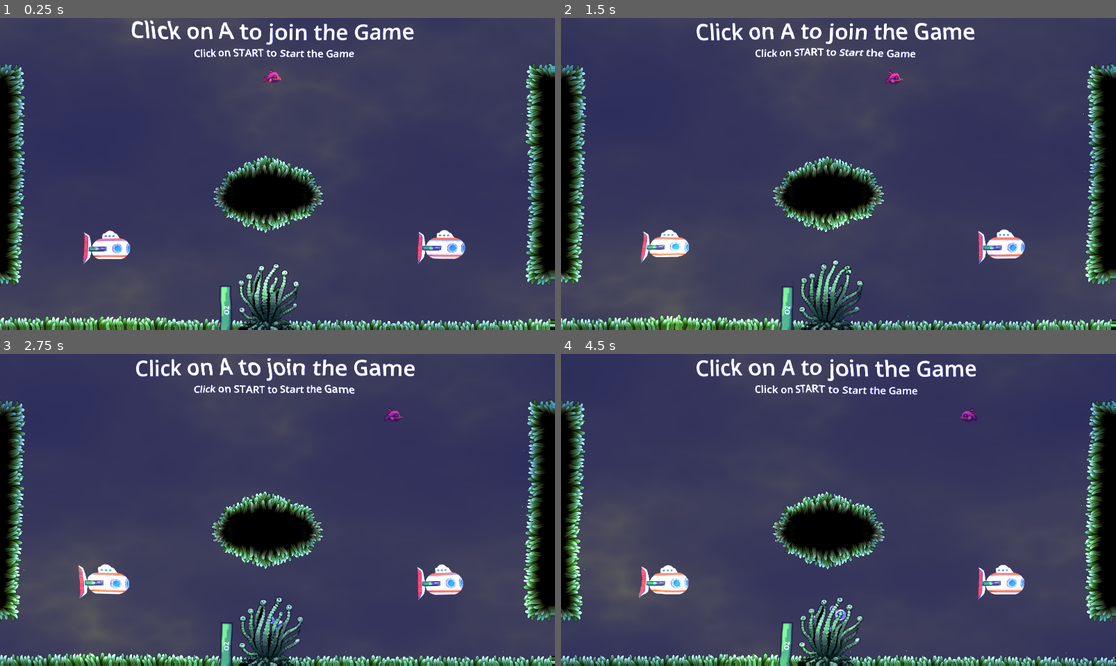
Above: before the commit, frames 1-4 (two rows, left to right).
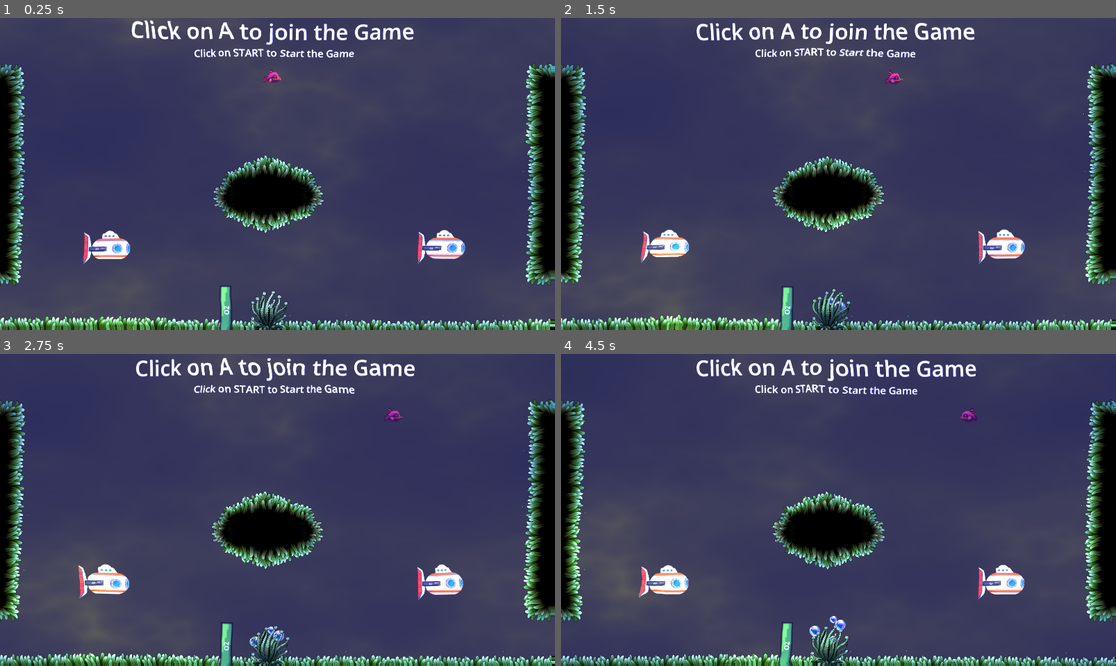
Above: after the commit, the same moments.

Repository: R1Debacker/GGJ_2025
Game: Godot game, scene res://scenes/lobby.tscn
Same seed, same stepped clock (60 frames per second), same inputs: the game is played once before the commit and once after it. The engine's default icon, where the game draws it, is replaced by a stand-in: a white triangle on a blue panel in a dark square. Sound files missing from this copy of the repository are replaced by a short silence.
Inputs:
- Up to frame 1 (0.25 s): no input
- Up to frame 2 (1.5 s): tap A at 0.5, 1.25 s
- Up to frame 3 (2.75 s): tap A at 2 s
- Up to frame 4 (4.5 s): tap A at 2.75, 3.5, 4.25 s

The runs differ from the first frame. In frame 1, 1.3% of the frame differs, in the area x 16-78%, y 73-100%; in frame 2, 1.3%; in frame 3, 1.4%; in frame 4, 1.5%, in the area x 15-78%, y 72-100%.

Commit message:
feat : petit push de bon matin

Diff:
--- a/ggj2025/Erwann le carry/player_Erwann.gd
+++ /dev/null
@@ -1,50 +0,0 @@
-extends CharacterBody2D
-
-@onready var bubble: RigidBody2D = $"../Bubble"
-@onready var damped_spring_joint_2d: DampedSpringJoint2D = $"../DampedSpringJoint2D"
-@onready var bubble_sprite: AnimatedSprite2D = $"../Bubble/BubbleSprite"
-@onready var player_sprite: Sprite2D = $PlayerSprite
-
-@export var player_index := 0
-@export var SPEED = 5.0
-@export var DRAG_FORCE = 0.98
-@export var bubble_air_volume : float = 1.0
-@export var bubble_scale : float
-var default_length : float = 0
-
-var dir : Vector2 = Vector2(0, 0)
-var env_velocity : Vector2 = Vector2(0, 0)
-var INITIAL_AIR_VOLUME : float = bubble_air_volume
-var air_factor = sqrt(INITIAL_AIR_VOLUME / PI)
-
-func _ready() -> void:
-	print(Input.get_connected_joypads().size())
-	bubble_scale = sqrt(bubble_air_volume / PI)
-	bubble.scale = Vector2(bubble_scale / air_factor , bubble_scale / air_factor)
-	default_length = (self.position - bubble.position).length()
-
-func _process(delta: float) -> void:
-	bubble.scale = Vector2(bubble_scale / air_factor, bubble_scale / air_factor)
-
-	damped_spring_joint_2d.length = default_length * bubble_scale * 0.85
-	damped_spring_joint_2d.rest_length = default_length * bubble_scale * 0.85
-
-	var target = self.global_position - self.velocity.normalized()
-	player_sprite.look_at(target)
-
-	player_sprite.flip_v = self.velocity.normalized().x > 0
-
-func _physics_process(delta: float) -> void:
-	var _velocity = Vector2(0,0)
-	var joy_vector = Vector2(Input.get_joy_axis(player_index, JOY_AXIS_LEFT_X), Input.get_joy_axis(player_index, JOY_AXIS_LEFT_Y))
-	_velocity += SPEED * joy_vector * delta
-	_velocity += env_velocity
-	velocity += _velocity
-	velocity *= DRAG_FORCE
-
-	env_velocity = Vector2(0,0)
-	move_and_slide()
-
-func collect(air_volume: float):
-	self.bubble_scale = sqrt((air_volume + self.bubble_air_volume)/PI)
-	self.bubble_air_volume = (self.bubble_scale**2)*PI
--- a/ggj2025/Erwann le carry/player_erwann.tscn
+++ /dev/null
@@ -1,66 +0,0 @@
-[gd_scene load_steps=9 format=3 uid="uid://c8epqjm3gb2ob"]
-
-[ext_resource type="Texture2D" uid="uid://rkdi136brshn" path="res://assets/sprites/bulle un peu stylé.png" id="1_ypdpk"]
-[ext_resource type="Script" path="res://Erwann le carry/player_Erwann.gd" id="2_3k0yt"]
-[ext_resource type="Texture2D" uid="uid://bnwfms3usbud8" path="res://assets/sprites/shrimp_1.png" id="3_hk46o"]
-
-[sub_resource type="PhysicsMaterial" id="PhysicsMaterial_42hd7"]
-
-[sub_resource type="AtlasTexture" id="AtlasTexture_d82a7"]
-atlas = ExtResource("1_ypdpk")
-region = Rect2(0, 0, 640, 640)
-
-[sub_resource type="SpriteFrames" id="SpriteFrames_crgjt"]
-animations = [{
-"frames": [{
-"duration": 1.0,
-"texture": SubResource("AtlasTexture_d82a7")
-}],
-"loop": true,
-"name": &"default",
-"speed": 5.0
-}]
-
-[sub_resource type="CircleShape2D" id="CircleShape2D_cy70y"]
-radius = 51.4781
-
-[sub_resource type="RectangleShape2D" id="RectangleShape2D_ejvhh"]
-size = Vector2(155, 112)
-
-[node name="Player" type="Node2D"]
-
-[node name="Bubble" type="RigidBody2D" parent="."]
-position = Vector2(0, 100)
-physics_material_override = SubResource("PhysicsMaterial_42hd7")
-gravity_scale = 0.0
-can_sleep = false
-linear_damp = 10.0
-
-[node name="BubbleSprite" type="AnimatedSprite2D" parent="Bubble"]
-scale = Vector2(0.2, 0.2)
-sprite_frames = SubResource("SpriteFrames_crgjt")
-offset = Vector2(0, -18)
-
-[node name="CollisionShape2D" type="CollisionShape2D" parent="Bubble"]
-shape = SubResource("CircleShape2D_cy70y")
-
-[node name="Player" type="CharacterBody2D" parent="."]
-motion_mode = 1
-script = ExtResource("2_3k0yt")
-SPEED = 400.0
-
-[node name="PlayerSprite" type="Sprite2D" parent="Player"]
-texture_filter = 1
-scale = Vector2(3, 3)
-texture = ExtResource("3_hk46o")
-
-[node name="PlayerCollisionShape2D" type="CollisionShape2D" parent="Player"]
-position = Vector2(0.5, 2)
-shape = SubResource("RectangleShape2D_ejvhh")
-
-[node name="DampedSpringJoint2D" type="DampedSpringJoint2D" parent="."]
-node_a = NodePath("../Player")
-node_b = NodePath("../Bubble")
-bias = 0.9
-stiffness = 64.0
-damping = 0.01
--- a/ggj2025/Erwann le carry/test_erwann.tscn
+++ b/ggj2025/Erwann le carry/test_erwann.tscn
@@ -1,13 +1,11 @@
-[gd_scene load_steps=9 format=3 uid="uid://cjtf3rftw3r2f"]
+[gd_scene load_steps=7 format=3 uid="uid://cjtf3rftw3r2f"]
 
 [ext_resource type="PackedScene" uid="uid://y3degk013o8y" path="res://scenes/map.tscn" id="1_vc81k"]
 [ext_resource type="PackedScene" uid="uid://b3em41xciomo0" path="res://scenes/oxygen_stock.tscn" id="2_c1llh"]
 [ext_resource type="PackedScene" uid="uid://dcjrfeay866pw" path="res://scenes/player.tscn" id="4_6hwi3"]
 [ext_resource type="PackedScene" uid="uid://dyn8uwh07g3p8" path="res://scenes/submarine.tscn" id="4_h3427"]
 [ext_resource type="PackedScene" uid="uid://bjinpqjoklw6o" path="res://scenes/water_shader.tscn" id="5_w7s64"]
-[ext_resource type="PackedScene" uid="uid://bpj5rq6vpryhv" path="res://scenes/follow_fish.tscn" id="6_kgl1f"]
 [ext_resource type="PackedScene" uid="uid://4qiggnmy0p87" path="res://scenes/big_fish.tscn" id="7_rye87"]
-[ext_resource type="PackedScene" uid="uid://dao6o5euadnep" path="res://scenes/dart_fish.tscn" id="8_oy50o"]
 
 [node name="TestErwann" type="Node2D"]
 
@@ -18,12 +16,14 @@
 position = Vector2(1711, 431)
 
 [node name="OxygenStock" parent="." instance=ExtResource("2_c1llh")]
-position = Vector2(247, 784)
+position = Vector2(284, 777)
 
 [node name="Player" parent="." instance=ExtResource("4_6hwi3")]
 position = Vector2(627, 736)
+script = null
 
 [node name="Bubble" parent="Player" index="0"]
+collision_layer = 0
 metadata/_edit_lock_ = true
 
 [node name="CollisionShape2D" parent="Player/Bubble" index="0"]
@@ -41,18 +41,10 @@
 [node name="DampedSpringJoint2D" parent="Player" index="2"]
 metadata/_edit_lock_ = true
 
-[node name="Enemy" parent="." instance=ExtResource("6_kgl1f")]
-position = Vector2(518, 200)
-
-[node name="BigFish" parent="." instance=ExtResource("7_rye87")]
-position = Vector2(803, 901)
-damage_amount = 50.0
-
 [node name="Sprite2D" parent="." instance=ExtResource("5_w7s64")]
 metadata/_edit_lock_ = true
 
-[node name="DartFish" parent="." instance=ExtResource("8_oy50o")]
-position = Vector2(1144, 263)
-metadata/_edit_lock_ = true
+[node name="BigFish" parent="." instance=ExtResource("7_rye87")]
+position = Vector2(798, 879)
 
 [editable path="Player"]
--- a/ggj2025/HugoLeBo/UI_Game/JaugeO2_TextureBar.tscn
+++ b/ggj2025/HugoLeBo/UI_Game/JaugeO2_TextureBar.tscn
@@ -3,6 +3,21 @@
 [ext_resource type="Texture2D" uid="uid://ci6g6rst8o8k0" path="res://HugoLeBo/UI_Game/progress bar least rounded over.png" id="1_8ilub"]
 [ext_resource type="Texture2D" uid="uid://bpp4w6stsusq" path="res://HugoLeBo/UI_Game/progress bar least rounded progress green.png" id="2_xtyqk"]
 [ext_resource type="Script" path="res://HugoLeBo/UI_Game/O2progress_bar.gd" id="3_2touh"]
+
+[sub_resource type="Animation" id="Animation_h4tna"]
+length = 0.001
+tracks/0/type = "value"
+tracks/0/imported = false
+tracks/0/enabled = true
+tracks/0/path = NodePath(".:texture_progress")
+tracks/0/interp = 1
+tracks/0/loop_wrap = true
+tracks/0/keys = {
+"times": PackedFloat32Array(0),
+"transitions": PackedFloat32Array(1),
+"update": 1,
+"values": [ExtResource("2_xtyqk")]
+}
 
 [sub_resource type="Animation" id="Animation_7jgya"]
 resource_name = "clignotte"
@@ -19,21 +34,6 @@
 "transitions": PackedFloat32Array(1, 1, 1),
 "update": 1,
 "values": [ExtResource("2_xtyqk"), ExtResource("1_8ilub"), ExtResource("2_xtyqk")]
-}
-
-[sub_resource type="Animation" id="Animation_h4tna"]
-length = 0.001
-tracks/0/type = "value"
-tracks/0/imported = false
-tracks/0/enabled = true
-tracks/0/path = NodePath(".:texture_progress")
-tracks/0/interp = 1
-tracks/0/loop_wrap = true
-tracks/0/keys = {
-"times": PackedFloat32Array(0),
-"transitions": PackedFloat32Array(1),
-"update": 1,
-"values": [ExtResource("2_xtyqk")]
 }
 
 [sub_resource type="AnimationLibrary" id="AnimationLibrary_pv5d6"]
--- a/ggj2025/scenes/bend_pine.tscn
+++ b/ggj2025/scenes/bend_pine.tscn
@@ -28,6 +28,7 @@
 script = ExtResource("2_ktlgg")
 
 [node name="CollisionShape2D2" type="CollisionPolygon2D" parent="Area2D"]
+visible = false
 polygon = PackedVector2Array(-425, -345, -477, -177, -480, -81, -560, 96, -428, -41, -428, -98, -401, -75, -401, 115, - …(693 unchanged characters)…
 one_way_collision_margin = 0.0
 
--- a/ggj2025/scenes/big_fish.tscn
+++ b/ggj2025/scenes/big_fish.tscn
@@ -1,7 +1,24 @@
-[gd_scene load_steps=12 format=3 uid="uid://4qiggnmy0p87"]
+[gd_scene load_steps=17 format=3 uid="uid://4qiggnmy0p87"]
 
 [ext_resource type="Script" path="res://scripts/big_fish.gd" id="1_wlt4k"]
+[ext_resource type="Texture2D" uid="uid://b5l001avb8kjm" path="res://assets/sprites/globe_fish.png" id="2_f4pb5"]
 [ext_resource type="Texture2D" uid="uid://bnb42u2fgk0dx" path="res://assets/sprites/underwater-diving-files/PNG/enemies/fish-big.png" id="2_tfjl6"]
+
+[sub_resource type="AtlasTexture" id="AtlasTexture_qhgpj"]
+atlas = ExtResource("2_f4pb5")
+region = Rect2(0, 0, 60, 60)
+
+[sub_resource type="AtlasTexture" id="AtlasTexture_7vgpd"]
+atlas = ExtResource("2_f4pb5")
+region = Rect2(60, 0, 60, 60)
+
+[sub_resource type="AtlasTexture" id="AtlasTexture_ids1g"]
+atlas = ExtResource("2_f4pb5")
+region = Rect2(120, 0, 60, 60)
+
+[sub_resource type="AtlasTexture" id="AtlasTexture_nbpn1"]
+atlas = ExtResource("2_f4pb5")
+region = Rect2(180, 0, 60, 60)
 
 [sub_resource type="AtlasTexture" id="AtlasTexture_lqkgf"]
 atlas = ExtResource("2_tfjl6")
@@ -23,6 +40,23 @@
 animations = [{
 "frames": [{
 "duration": 1.0,
+"texture": SubResource("AtlasTexture_qhgpj")
+}, {
+"duration": 1.0,
+"texture": SubResource("AtlasTexture_7vgpd")
+}, {
+"duration": 1.0,
+"texture": SubResource("AtlasTexture_ids1g")
+}, {
+"duration": 1.0,
+"texture": SubResource("AtlasTexture_nbpn1")
+}],
+"loop": false,
+"name": &"Globe",
+"speed": 5.0
+}, {
+"frames": [{
+"duration": 1.0,
 "texture": SubResource("AtlasTexture_lqkgf")
 }, {
 "duration": 1.0,
@@ -40,7 +74,7 @@
 }]
 
 [sub_resource type="CircleShape2D" id="CircleShape2D_j5k8w"]
-radius = 25.1794
+radius = 14.0357
 
 [sub_resource type="Animation" id="Animation_73mno"]
 length = 0.001
@@ -83,15 +117,12 @@
 collision_layer = 4
 collision_mask = 8
 script = ExtResource("1_wlt4k")
-speed = null
 damage_amount = 1.0
 metadata/_edit_lock_ = true
 
 [node name="AnimatedSprite2D" type="AnimatedSprite2D" parent="."]
 sprite_frames = SubResource("SpriteFrames_wrvtf")
 animation = &"Idle"
-frame = 2
-frame_progress = 0.744288
 metadata/_edit_lock_ = true
 
 [node name="CollisionShape2D" type="CollisionShape2D" parent="."]
@@ -111,5 +142,6 @@
 wait_time = 4.0
 autostart = true
 
+[connection signal="animation_finished" from="AnimationPlayer" to="." method="_on_animation_player_animation_finished"]
 [connection signal="timeout" from="ScaleUpTimer" to="." method="_on_scale_up_timer_timeout"]
 [connection signal="timeout" from="ChangeDirectionTimer" to="." method="_on_change_direction_timer_timeout"]
--- a/ggj2025/scenes/moving_bubble.tscn
+++ b/ggj2025/scenes/moving_bubble.tscn
@@ -16,5 +16,10 @@
 [node name="ChangeDirectionTimer" type="Timer" parent="." index="3"]
 autostart = true
 
+[node name="InvivibilityTimer" type="Timer" parent="." index="4"]
+wait_time = 0.1
+autostart = true
+
 [connection signal="timeout" from="LifeTimer" to="." method="_on_life_timer_timeout"]
 [connection signal="timeout" from="ChangeDirectionTimer" to="." method="_on_change_direction_timer_timeout"]
+[connection signal="timeout" from="InvivibilityTimer" to="." method="_on_invivibility_timer_timeout"]
--- a/ggj2025/scenes/oxygen_stock.tscn
+++ b/ggj2025/scenes/oxygen_stock.tscn
@@ -46,7 +46,9 @@
 initial_stock = 500.0
 
 [node name="AnimatedSprite2D" type="AnimatedSprite2D" parent="."]
-position = Vector2(0, -140.7)
+z_index = 1
+position = Vector2(0, -85.7)
+scale = Vector2(0.6, 0.6)
 sprite_frames = SubResource("SpriteFrames_d7lyr")
 animation = &"Idle"
 
@@ -54,15 +56,17 @@
 autostart = true
 
 [node name="SpawnPosition" type="Node2D" parent="."]
-position = Vector2(0, -114.95)
+position = Vector2(0, -78.95)
 
 [node name="TextureProgressBar" parent="." instance=ExtResource("3_dox3i")]
+use_parent_material = false
 offset_left = -166.0
 offset_top = 0.0
 offset_right = -134.0
 offset_bottom = 8.0
 rotation = -1.5708
 scale = Vector2(5, 5)
+value = 0.0
 script = null
 
 [node name="AudioStreamPlayer2D" type="AudioStreamPlayer2D" parent="."]
--- a/ggj2025/scenes/submarine.tscn
+++ b/ggj2025/scenes/submarine.tscn
@@ -47,6 +47,7 @@
 }
 
 [node name="Submarine" type="Node2D"]
+modulate = Color(0.975542, 0.989181, 0.901458, 1)
 scale = Vector2(2, 2)
 script = ExtResource("1_uexf5")
 filling_speed = 8.0
@@ -69,10 +70,12 @@
 }
 
 [node name="TextureProgressBar" parent="." node_paths=PackedStringArray("Submarine") instance=ExtResource("3_sswjd")]
+use_parent_material = false
 offset_left = -34.0
 offset_top = -4.0
 offset_right = -2.0
 offset_bottom = 4.0
+value = 0.0
 Submarine = NodePath("../Sprite2D")
 
 [node name="AudioStreamPlayer2D" type="AudioStreamPlayer2D" parent="."]
--- a/ggj2025/scenes/u_pine.tscn
+++ b/ggj2025/scenes/u_pine.tscn
@@ -16,6 +16,7 @@
 texture = ExtResource("1_2r0v3")
 
 [node name="CollisionShape2D" type="CollisionPolygon2D" parent="."]
+visible = false
 scale = Vector2(0.3, 0.3)
 polygon = PackedVector2Array(-178, 204, -281, 293, -310, 277, -400, 87, -531, 127, -410, 27, -424, -12, -543, -32, -432 …(769 unchanged characters)…
 one_way_collision_margin = 0.0
@@ -32,4 +33,4 @@
 one_way_collision_margin = 0.0
 
 [connection signal="body_entered" from="." to="." method="_on_body_entered"]
-[connection signal="body_entered" from="Area2D" to="Area2D" method="_on_body_entered"]
+[connection signal="area_entered" from="Area2D" to="Area2D" method="_on_area_entered"]
--- a/ggj2025/scenes/water_shader.tscn
+++ b/ggj2025/scenes/water_shader.tscn
@@ -1,6 +1,6 @@
 [gd_scene load_steps=6 format=3 uid="uid://bjinpqjoklw6o"]
 
-[ext_resource type="Shader" path="res://Erwann le carry/water_shader.gdshader" id="1_6bl7r"]
+[ext_resource type="Shader" path="res://assets/water_shader.gdshader" id="1_6bl7r"]
 [ext_resource type="Texture2D" uid="uid://6l2bxpan17n4" path="res://assets/sprites/icon.svg" id="2_7yqtf"]
 
 [sub_resource type="FastNoiseLite" id="FastNoiseLite_amixi"]
@@ -23,6 +23,7 @@
 shader_parameter/fast_noise = SubResource("NoiseTexture2D_sy04e")
 
 [node name="Sprite2D" type="Sprite2D"]
+z_index = 10
 material = SubResource("ShaderMaterial_5o2si")
 position = Vector2(980, 532)
 scale = Vector2(16.125, 9.26563)
--- a/ggj2025/scripts/big_fish.gd
+++ b/ggj2025/scripts/big_fish.gd
@@ -11,13 +11,18 @@
 
 func _physics_process(delta: float) -> void:
 	position += dir * delta * speed
-	for body in get_overlapping_areas():
-		if body is Bubble:
-			body.add_volume(-damage_amount * scale.x * delta)
+	for area in get_overlapping_areas():
+		if area is Bubble:
+			area.add_volume(-damage_amount * scale.x * delta)
 
 func _on_scale_up_timer_timeout() -> void:
 	animation_player.play("ScaleUp")
+	animated_sprite_2d.play("Globe")
 
 func _on_change_direction_timer_timeout() -> void:
 	dir = Vector2(dir.x * -1.0, 0)
 	animated_sprite_2d.flip_h = dir.x == -1
+
+
+func _on_animation_player_animation_finished(anim_name: StringName) -> void:
+	animated_sprite_2d.play("Idle")
--- a/ggj2025/scripts/bubble.gd
+++ b/ggj2025/scripts/bubble.gd
@@ -11,13 +11,14 @@
 var air_factor = sqrt(AIR_VOLUME_SCALE / PI)
 
 var moving_active : bool = false
+var invicibility := false
 
 func _ready() -> void:
 	set_volume(AIR_VOLUME_SCALE)
 
 func _on_body_entered(body: Node) -> void:
 	if body.has_method("collect"):
-		if self == body.bubble:
+		if self == body.bubble or invicibility:
 			return
 		body.collect(self)
 
@@ -26,13 +27,13 @@
 	animated_sprite_2d.play('Burst')
 
 func _on_animated_sprite_2d_animation_finished() -> void:
-
 	queue_free()
 
 func set_volume(new_vol : float):
 	if new_vol < 1e-2:
 		if animated_sprite_2d != null:
 			_burst_bubble()
+			return
 	bubble_scale = sqrt(new_vol / PI)
 	self.scale = Vector2(bubble_scale / air_factor , bubble_scale / air_factor)
 	self.air_volume = new_vol
@@ -56,5 +57,4 @@
 	current_bubble.position = position
 	current_bubble.set_volume(bubble_vol)
 	parent.add_child(current_bubble)
-	parent.move_child(current_bubble, 0)
 	return current_bubble
--- a/ggj2025/scripts/moving_bubble.gd
+++ b/ggj2025/scripts/moving_bubble.gd
@@ -8,6 +8,7 @@
 
 func _ready() -> void:
 	moving_active = true
+	invicibility = true
 	life_timer.wait_time = randf_range(10.0, 15.0)
 
 func _physics_process(delta: float) -> void:
@@ -21,3 +22,7 @@
 func _on_change_direction_timer_timeout() -> void:
 	change_direction_timer.wait_time = randf_range(1.0, 3.0)
 	x_dir_factor *= -1
+
+
+func _on_invivibility_timer_timeout() -> void:
+	invicibility = false
--- a/ggj2025/scripts/player.gd
+++ b/ggj2025/scripts/player.gd
@@ -76,6 +76,8 @@
 		self.timestamp_last_use_dash = Time.get_ticks_msec()
 		var dash_dir = (self.global_position - bubble.global_position).normalized()
 		_velocity += dash_dir * dash_speed
+		if has_bubble && bubble.air_volume > 0:
+			_velocity *= min(bubble.air_volume * 0.1, 1)
 		bubble.split()
 	return _velocity
 
@@ -88,8 +90,11 @@
 
 	_velocity += player_speed * Vector2(Input.get_joy_axis(self.device_idx, JOY_AXIS_LEFT_X), Input.get_joy_axis(self.device_idx, JOY_AXIS_LEFT_Y))
 	_velocity += env_velocity
+	if has_bubble && bubble.air_volume > 0:
+		_velocity *= min(1/(bubble.air_volume*0.08), 1.0)
 	velocity += _velocity * delta
 	velocity *= drag_resistance
+
 
 	env_velocity = Vector2(0,0)
 	move_and_slide()
@@ -97,7 +102,7 @@
 func collect(hit_bubble: Bubble):
 	if has_bubble:
 		self.bubble.add_volume(hit_bubble.air_volume)
-		hit_bubble._burst_bubble()
+		hit_bubble.queue_free()
 	else:
 		hit_bubble.moving_active = false
 		hit_bubble.get_parent().remove_child(hit_bubble)
Binary file added: ggj2025/assets/sprites/globe_fish.png
Not shown, added: ggj2025/assets/sprites/globe_fish.png.import
Renamed: ggj2025/Erwann le carry/water_shader.gdshader -> ggj2025/assets/water_shader.gdshader
Not shown, changed: ggj2025/scenes/map.tscn
